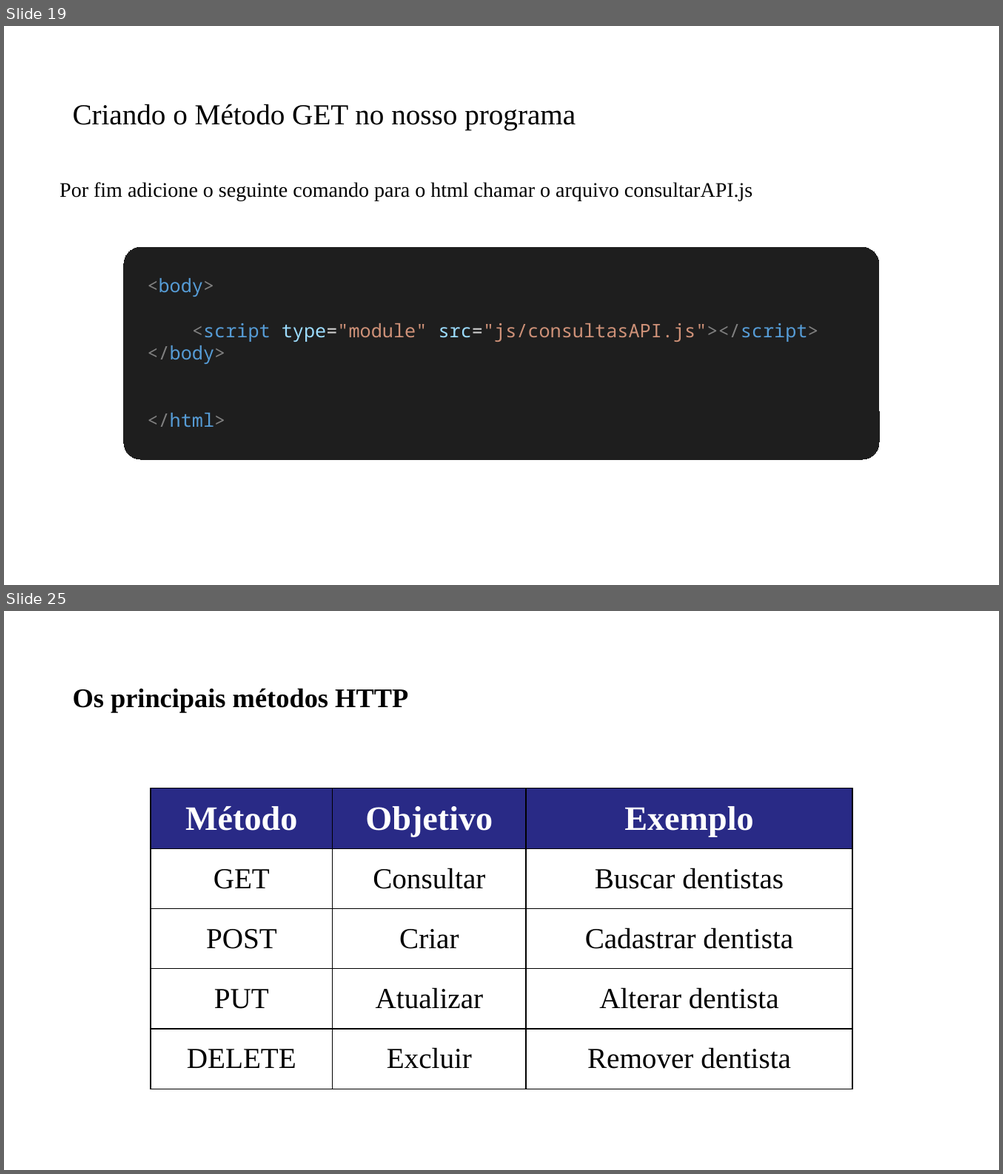
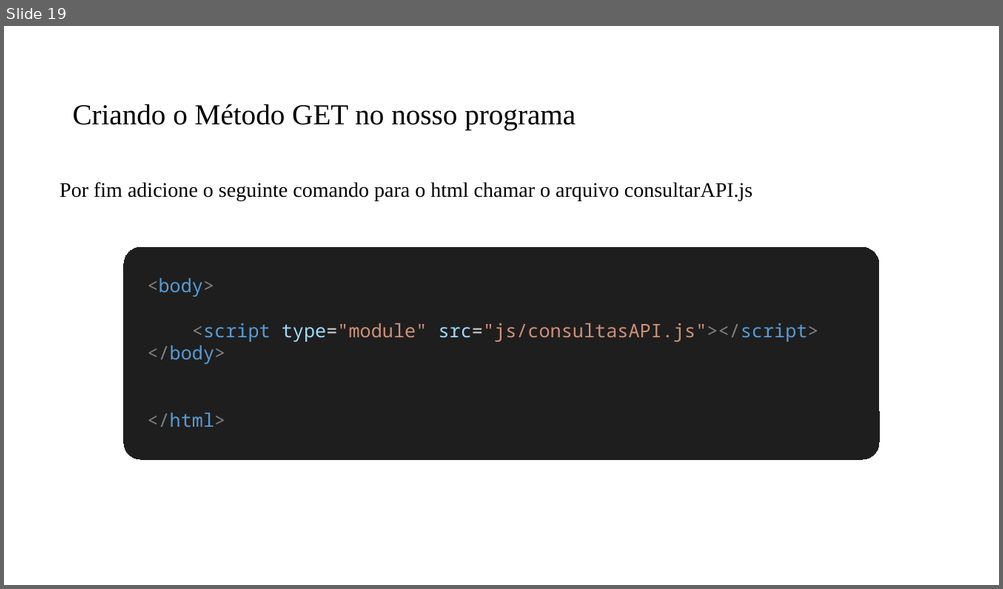
Before and after one commit to PedroMiho/UMC, a slide deck: SI/Programação para Internet/Módulo 2 - JavaScript/Aula03 - Implementado o CRUD/Implementando CRUD.pptx. Shown one above the other, each under a label of ours: slides 19 and 25 before the commit, slide 19 after it; the slides between them are not shown. The pictures are 1003x1174 and 1003x589 pixels, drawn with LibreOffice and Linux fonts; fonts in the diff are those of the drawing; background and template pictures are left out. Boxes give left, top, right and bottom in pixels: in the first picture for what was removed or moved away, otherwise in the second. Text is boxed around its words. In the diff, an @@ line names an element or a change of style, - is before the commit and + after.

```diff
--- a/SI/Programação para Internet/Módulo 2 - JavaScript/Aula03 - Implementado o CRUD/Implementando CRUD.pptx
+++ b/SI/Programação para Internet/Módulo 2 - JavaScript/Aula03 - Implementado o CRUD/Implementando CRUD.pptx
@@ slide 25 removed at [4, 611, 999, 1170], background #FFFFFF @@
@@ title removed at [73, 688, 408, 712] @@
-Os principais métodos HTTP
@@ table removed at [151, 789, 851, 1089], 5 rows, 3 columns @@
-Método | Objetivo | Exemplo
-GET | Consultar | Buscar dentistas
-POST | Criar | Cadastrar dentista
-PUT | Atualizar | Alterar dentista
-DELETE | Excluir | Remover dentista
```
Also in this commit, not shown: 8 slides added, 8 other slides removed, 4 other files.
